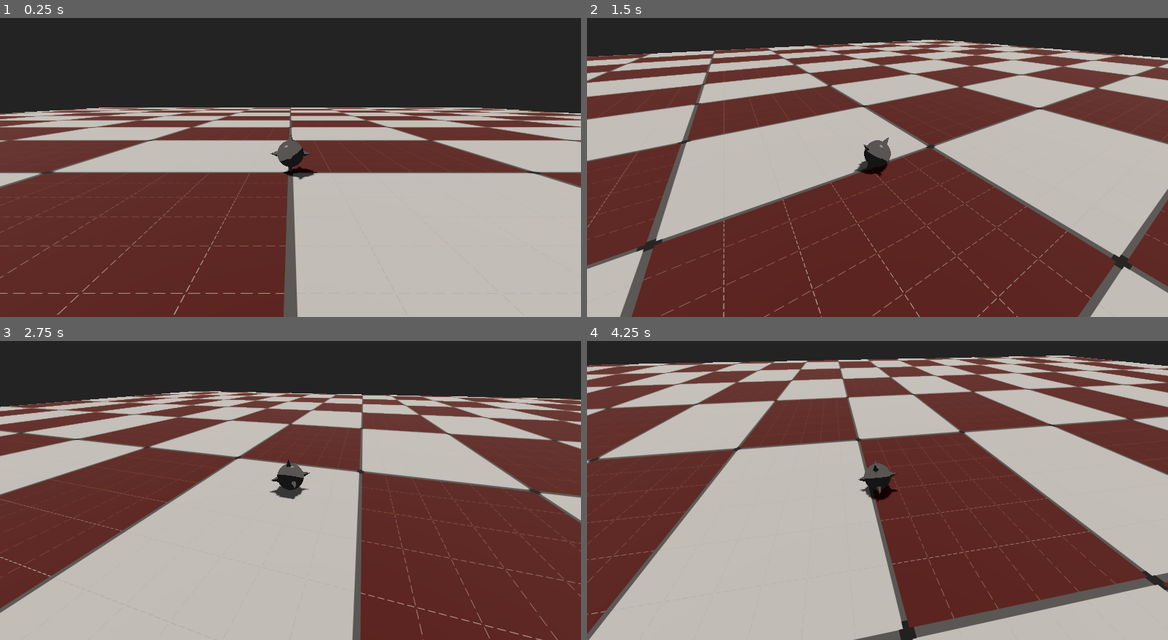
Above: before the commit, frames 1-4 (two rows, left to right).
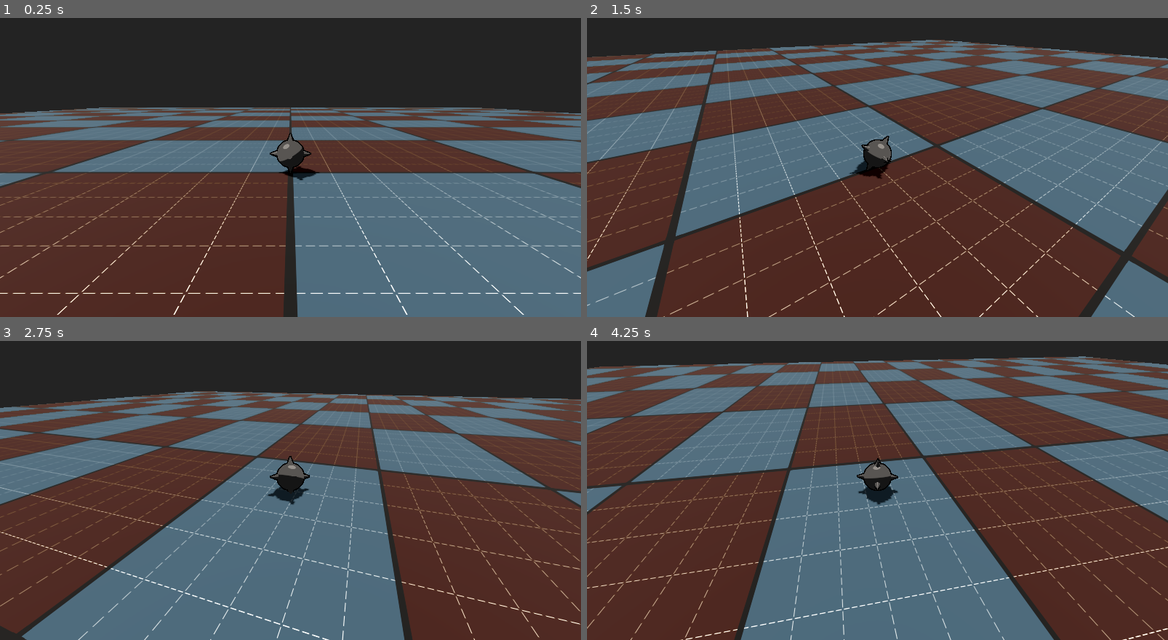
Above: after the commit, the same moments.

Repository: erikringwalters/pirate-jam-16-prototype
Game: Godot game, scene res://main.tscn
Two runs of this game, one before a commit and one after it. Both use one fixed random seed, a clock stepped at 60 frames per second and the inputs below.
Inputs (mouse positions are in pixels of both pictures, inside the frame that each line leads up to):
- Up to frame 1 (0.25 s): no input
- Up to frame 2 (1.5 s): move the mouse to (1005, 137) at 0.52 s; press the mouse at (1005, 137) at 0.53 s; hold D (move_right) 0.53-1.28 s; move the mouse to (848, 155) at 1.27 s; release the mouse at (848, 155) at 1.28 s; hold W (move_up) from 1.28 s (still down); click (848, 155) at 1.35 s
- Up to frame 3 (2.75 s): keep holding W (move_up); move the mouse to (302, 469) at 2.02 s; press the mouse at (302, 469) at 2.03 s
- Up to frame 4 (4.25 s): keep holding W (move_up); move the mouse to (871, 481) at 2.77 s; release the mouse at (871, 481) at 2.78 s; click (871, 481) at 2.85 s; move the mouse to (918, 481) at 3.52 s; press the mouse at (918, 481) at 3.53 s

The runs differ from the first frame. In frame 1, 38% of the frame differs, in the area x 0-100%, y 29-100%; in frame 2, 44%; in frame 3, 50%; in frame 4, 73%, in the area x 0-100%, y 4-100%.

Commit message:
visual legibility

Diff:
--- a/main.tscn
+++ b/main.tscn
@@ -11,16 +11,16 @@
 ambient_light_color = Color(0.533333, 0.533333, 0.533333, 1)
 
 [sub_resource type="BoxShape3D" id="BoxShape3D_1bvp3"]
-size = Vector3(1000, 1, 1000)
+size = Vector3(100, 1, 100)
 
 [sub_resource type="ShaderMaterial" id="ShaderMaterial_lquwl"]
 render_priority = 0
 shader = ExtResource("2_h2yge")
 shader_parameter/subdivisions = 32.0
 shader_parameter/grid_width = 0.02
-shader_parameter/background_color = Color(0.194695, 0.0380528, 0.00679337, 1)
-shader_parameter/background_color_two = Color(0.432624, 0.432624, 0.432624, 1)
-shader_parameter/grid_color = Color(0.188371, 0.188371, 0.188371, 1)
+shader_parameter/background_color = Color(0.158999, 0.0604092, 0.00201173, 1)
+shader_parameter/background_color_two = Color(0.158938, 0.23814, 0.290237, 1)
+shader_parameter/grid_color = Color(0, 0, 0, 1)
 shader_parameter/dashed_scale_x = 0.02
 shader_parameter/dashed_scale_y = 0.02
 shader_parameter/dashed_count_x = 1.0
@@ -31,7 +31,7 @@
 shader_parameter/point_scale_y = 0.05
 shader_parameter/inside_width = 0.01
 shader_parameter/inside_subdivisions = 6.0
-shader_parameter/inside_color = Color(0.4, 0.4, 0.4, 1)
+shader_parameter/inside_color = Color(0.716296, 0.716296, 0.716296, 1)
 shader_parameter/in_dashed_scale_x = 0.3
 shader_parameter/in_dashed_scale_y = 0.3
 shader_parameter/in_dashed_count_x = 6.0
@@ -50,15 +50,14 @@
 transform = Transform3D(1, 0, 0, 0, 1, 0, 0, 0, 1, 0, 1, 0)
 
 [node name="Floor" type="StaticBody3D" parent="."]
+transform = Transform3D(1, 0, 0, 0, 1, 0, 0, 0, 1, 0, -0.5, 0)
 physics_material_override = ExtResource("2_1bvp3")
 
 [node name="FloorCollision" type="CollisionShape3D" parent="Floor"]
-transform = Transform3D(1, 0, 0, 0, 1, 0, 0, 0, 1, 0, -0.5, 0)
 shape = SubResource("BoxShape3D_1bvp3")
 
-[node name="FloorMesh" type="MeshInstance3D" parent="Floor/FloorCollision"]
+[node name="FloorMesh" type="MeshInstance3D" parent="Floor"]
 mesh = SubResource("BoxMesh_7mycd")
-skeleton = NodePath("../..")
 
 [node name="DirectionalLight3D" type="DirectionalLight3D" parent="."]
 transform = Transform3D(0, 0.866025, 0.5, 3.55271e-15, -0.5, 0.866025, 1, 1.77636e-15, -3.07674e-15, 0, 30, 0)
--- a/materials/mace_metal.tres
+++ b/materials/mace_metal.tres
@@ -1,7 +1,17 @@
-[gd_resource type="StandardMaterial3D" format=3 uid="uid://uutp0378pri2"]
+[gd_resource type="StandardMaterial3D" load_steps=2 format=3 uid="uid://uutp0378pri2"]
+
+[sub_resource type="StandardMaterial3D" id="StandardMaterial3D_6qmju"]
+cull_mode = 1
+shading_mode = 0
+diffuse_mode = 3
+specular_mode = 2
+albedo_color = Color(0, 0, 0, 1)
+grow = true
+grow_amount = 0.04
 
 [resource]
+next_pass = SubResource("StandardMaterial3D_6qmju")
 diffuse_mode = 3
 specular_mode = 1
 albedo_color = Color(0.197937, 0.197937, 0.197937, 1)
-roughness = 0.01
+roughness = 0.04
--- a/scenes/player.gd
+++ b/scenes/player.gd
@@ -6,7 +6,7 @@
 @export_range(1.0, 10.0) var camera_stick_mult := 10.0
 
 @export_group("Movement")
-@export var move_speed := 12.0
+@export var move_speed := 16.0
 @export var acceleration := 50.0
 @export var rotation_speed := 12.0
 @export var jump_speed := 5.0
@@ -17,10 +17,6 @@
 
 @onready var _camera_pivot:Node3D = %CameraPivot
 @onready var _camera:Camera3D = %Camera
-#@onready var _collision:CollisionShape3D = %Collision
-#@onready var _ground_detector:Area3D = %GroundDetector
-#@onready var _ground_detector_mesh:MeshInstance3D = %GroundDetectorMesh
-#@onready var _jump_timer:Timer = %JumpTimer
 
 func _ready() -> void:
 	%CameraPivot.top_level = true
@@ -76,7 +72,7 @@
 	move_direction.y = 0.0
 	move_direction = move_direction.normalized() * move_direction.length()
 
-	print(move_direction)
+	#print(move_direction)
 
 	var vel = angular_velocity.move_toward(move_direction * move_speed, acceleration * delta)
 	angular_velocity.x = clamp(vel.x, -move_speed, move_speed)
--- a/scenes/player.tscn
+++ b/scenes/player.tscn
@@ -4,15 +4,16 @@
 [ext_resource type="Script" uid="uid://bfhms1gcomxln" path="res://scenes/player.gd" id="1_g2els"]
 [ext_resource type="PhysicsMaterial" uid="uid://baifveh640c1m" path="res://materials/physics_friction.tres" id="1_qhqgy"]
 
+[sub_resource type="SphereShape3D" id="SphereShape3D_1bvp3"]
+radius = 0.565
+
+[sub_resource type="SphereMesh" id="SphereMesh_h2yge"]
+material = ExtResource("1_3vyb7")
+
 [sub_resource type="SphereShape3D" id="SphereShape3D_g2els"]
 
 [sub_resource type="SphereShape3D" id="SphereShape3D_ig7tw"]
 radius = 0.6
-
-[sub_resource type="SphereMesh" id="SphereMesh_h2yge"]
-material = ExtResource("1_3vyb7")
-
-[sub_resource type="SphereShape3D" id="SphereShape3D_1bvp3"]
 
 [sub_resource type="SphereShape3D" id="SphereShape3D_lquwl"]
 radius = 0.2
@@ -26,6 +27,13 @@
 [node name="Player" type="RigidBody3D"]
 physics_material_override = ExtResource("1_qhqgy")
 script = ExtResource("1_g2els")
+
+[node name="BallCollision" type="CollisionShape3D" parent="."]
+shape = SubResource("SphereShape3D_1bvp3")
+
+[node name="BallMesh" type="MeshInstance3D" parent="."]
+mesh = SubResource("SphereMesh_h2yge")
+skeleton = NodePath("../..")
 
 [node name="CameraPivot" type="Node3D" parent="."]
 unique_name_in_owner = true
@@ -45,40 +53,39 @@
 [node name="PickupCollision" type="CollisionShape3D" parent="PickupArea"]
 shape = SubResource("SphereShape3D_ig7tw")
 
-[node name="BallMesh" type="MeshInstance3D" parent="."]
-mesh = SubResource("SphereMesh_h2yge")
-skeleton = NodePath("../..")
-
-[node name="BallCollision" type="CollisionShape3D" parent="."]
-shape = SubResource("SphereShape3D_1bvp3")
-
 [node name="SpikeCollision1" type="CollisionShape3D" parent="."]
 transform = Transform3D(1, 0, 0, 0, 1, 0, 0, 0, 1, 0, 0.4, 0)
+visible = false
 shape = SubResource("SphereShape3D_lquwl")
 disabled = true
 
 [node name="SpikeCollision2" type="CollisionShape3D" parent="."]
 transform = Transform3D(1, 0, 0, 0, 1, 0, 0, 0, 1, 0, -0.4, 0)
+visible = false
 shape = SubResource("SphereShape3D_lquwl")
 disabled = true
 
 [node name="SpikeCollision3" type="CollisionShape3D" parent="."]
 transform = Transform3D(1, 0, 0, 0, 1, 0, 0, 0, 1, 0, 0, 0.4)
+visible = false
 shape = SubResource("SphereShape3D_lquwl")
 disabled = true
 
 [node name="SpikeCollision4" type="CollisionShape3D" parent="."]
 transform = Transform3D(1, 0, 0, 0, 1, 0, 0, 0, 1, 0, 0, -0.4)
+visible = false
 shape = SubResource("SphereShape3D_lquwl")
 disabled = true
 
 [node name="SpikeCollision5" type="CollisionShape3D" parent="."]
 transform = Transform3D(1, 0, 0, 0, 1, 0, 0, 0, 1, -0.4, 0, 0)
+visible = false
 shape = SubResource("SphereShape3D_lquwl")
 disabled = true
 
 [node name="SpikeCollision6" type="CollisionShape3D" parent="."]
 transform = Transform3D(1, 0, 0, 0, 1, 0, 0, 0, 1, 0.4, 0, 0)
+visible = false
 shape = SubResource("SphereShape3D_lquwl")
 disabled = true
 
